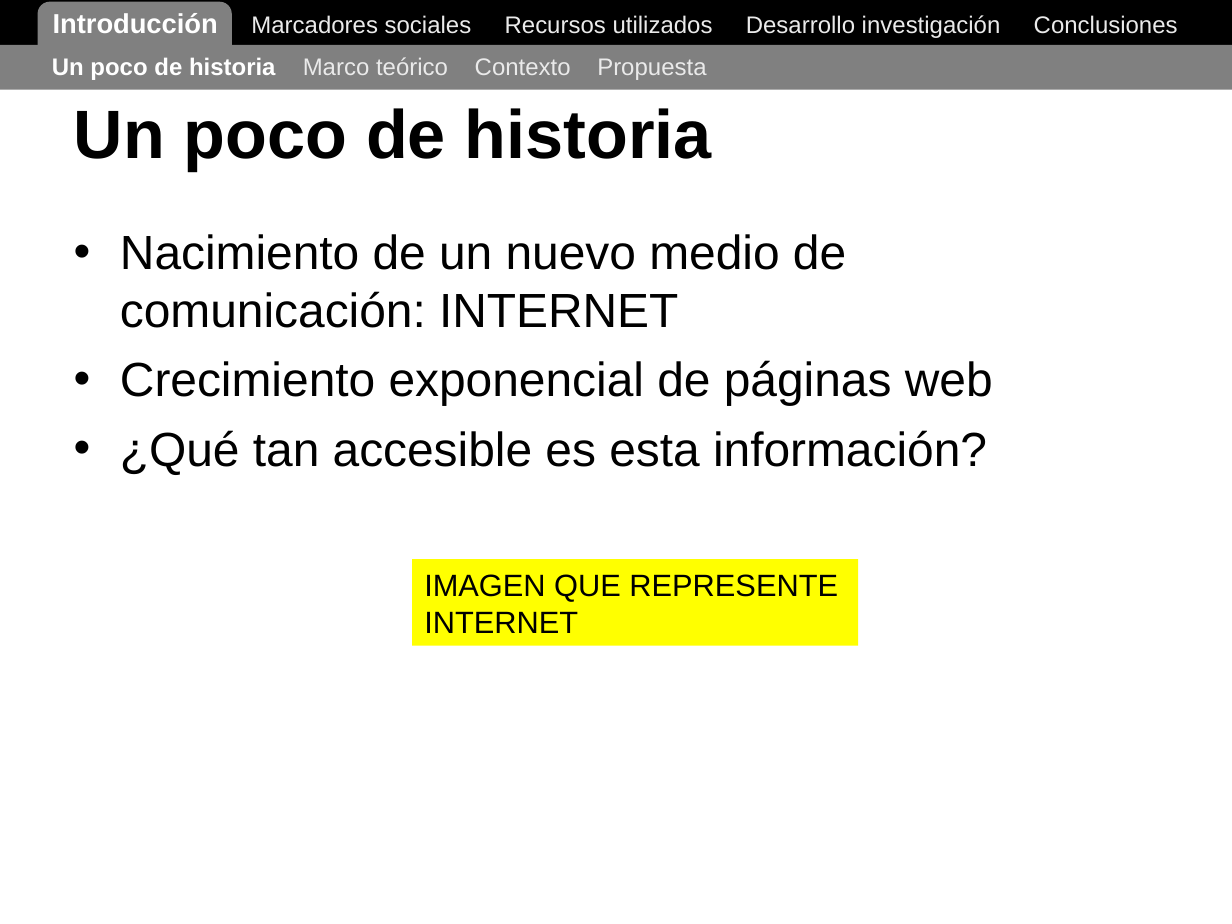
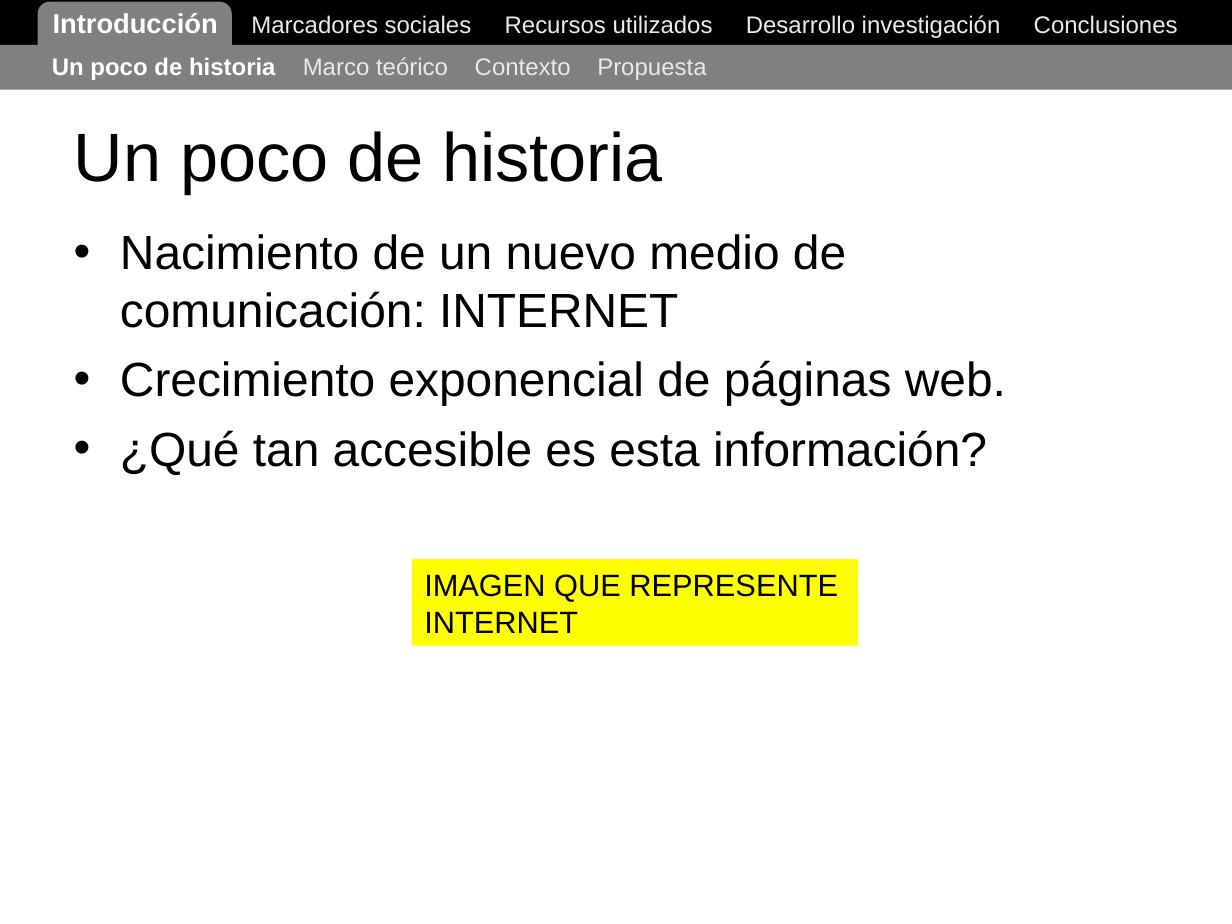
Before and after one commit to ak907kenai/nicotournetesis, a slide deck: slide 4 of docs_trunk/Nicolás Tourné - Presentación Tesis (v1).ppt. Drawn at 1232x924 pixels with LibreOffice and Linux fonts; fonts in the diff are those of the drawing. Boxes give left, top, right and bottom in pixels: in the first picture for what was removed or moved away, otherwise in the second. Text is boxed around its words. In the diff, an @@ line names an element or a change of style, - is before the commit and + after.

```diff
--- a/docs_trunk/Nicolás Tourné - Presentación Tesis (v1).ppt
+++ b/docs_trunk/Nicolás Tourné - Presentación Tesis (v1).ppt
@@ title "Un poco de historia": place and size @@
-title "Un poco de historia" at [74,108,712,171]
+title "Un poco de historia" at [74,131,662,194]
@@ title "Un poco de historia" at [74,131,662,194]: bold off @@
@@ text at [120,360,1006,405]: text changed @@
-• Crecimiento exponencial de páginas web
+• Crecimiento exponencial de páginas web.
```
Also in this commit, not shown: 5 other slides changed, 17 slides added, 2 other files.
